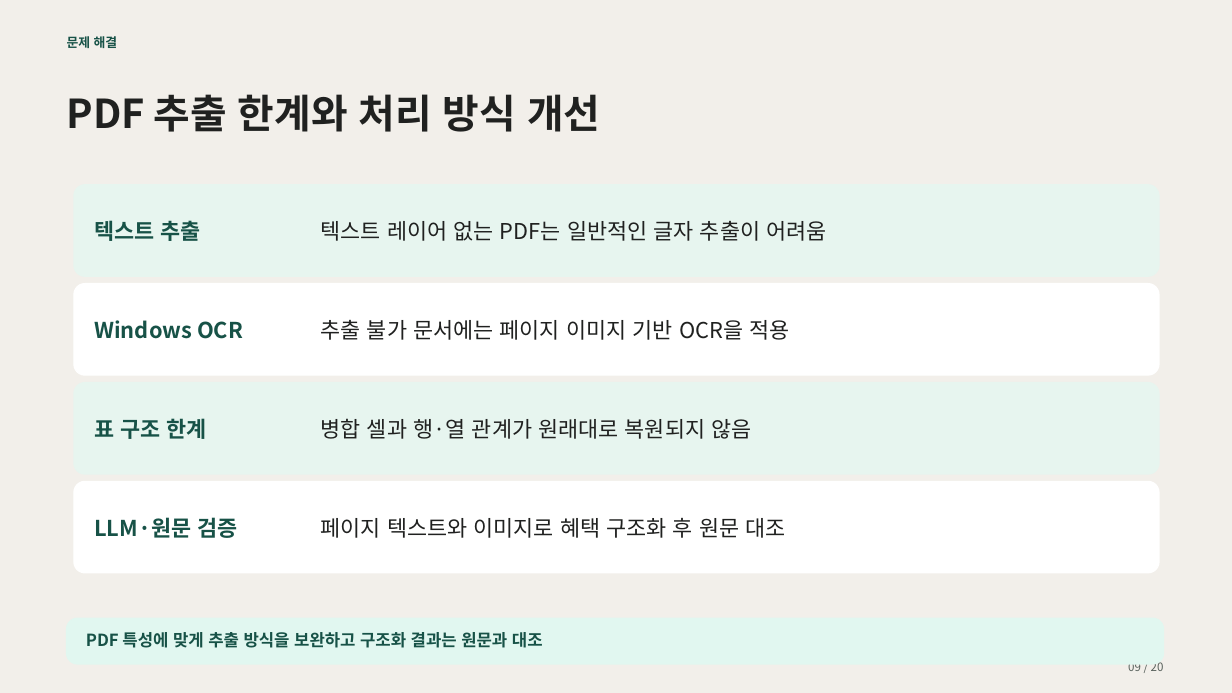
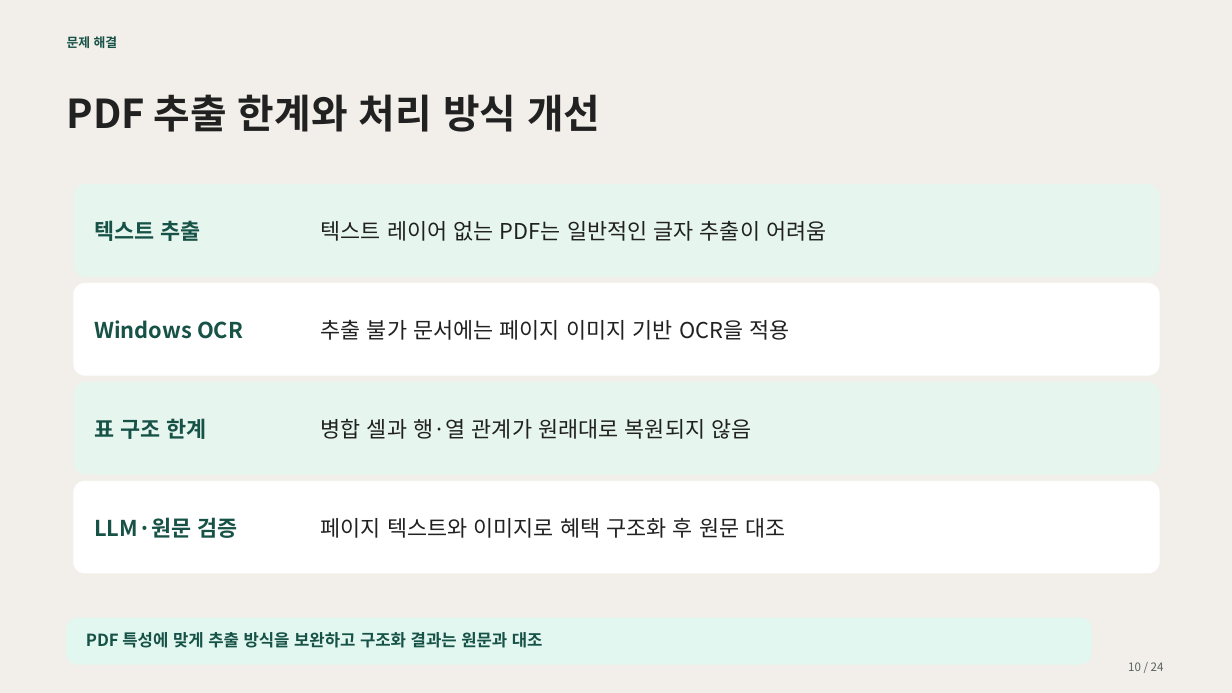
Before and after one commit to encore-ai-campus/mle-02-p2-team3, a slide deck: slide 10 of src/card_benefit/docs/presentation/카드혜택_GraphRAG_최종_20장_검색과근거조회설명추가.pptx. Drawn at 1232x693 pixels with LibreOffice and Linux fonts; fonts in the diff are those of the drawing. Boxes give left, top, right and bottom in pixels: in the first picture for what was removed or moved away, otherwise in the second. Text is boxed around its words. In the diff, an @@ line names an element or a change of style, - is before the commit and + after.

```diff
--- a/src/card_benefit/docs/presentation/카드혜택_GraphRAG_최종_20장_검색과근거조회설명추가.pptx
+++ b/src/card_benefit/docs/presentation/카드혜택_GraphRAG_최종_20장_검색과근거조회설명추가.pptx
@@ rounded rectangle: place and size @@
-rounded rectangle at <box>66,618,1163,664</box>
+rounded rectangle at <box>66,618,1091,663</box>
@@ text at <box>1128,662,1164,671</box>: text changed @@
-09 / 20
+10 / 24
```
Also in this commit, not shown: 22 other slides changed, 1 slide removed, 1 other file.
